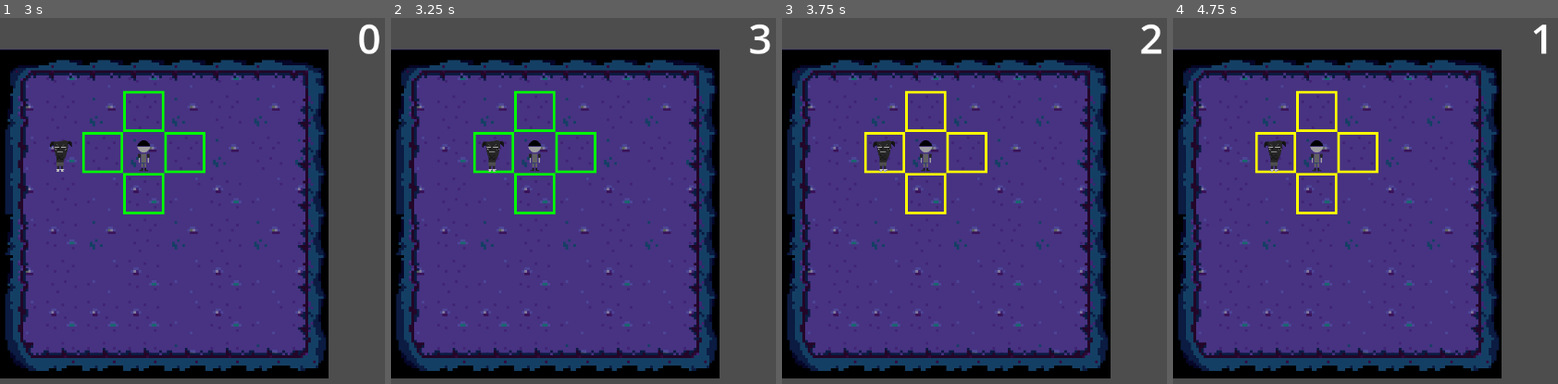
Above: before the commit, frames 1-4 (left to right).
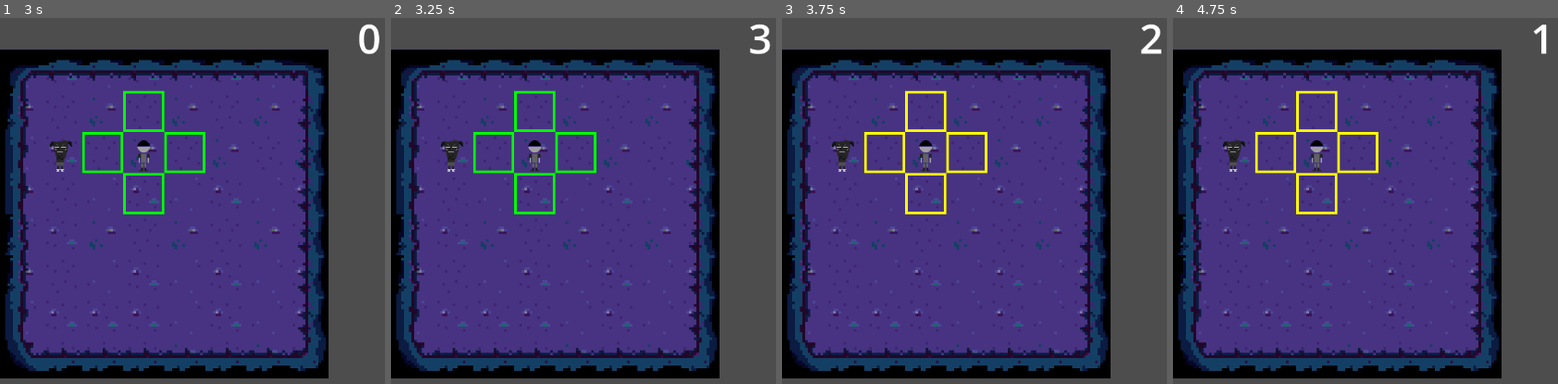
Above: after the commit, the same moments.

Repository: x8c8r/icojam2023
Game: Godot game, scene res://Scenes/InitScene.tscn
Two runs of this game, one before a commit and one after it. Both use one fixed random seed, a clock stepped at 60 frames per second and the inputs below.
Inputs (mouse positions are in pixels of both pictures, inside the frame that each line leads up to):
- Up to frame 1 (3 s): tap Enter at 0.5 s; move the mouse to (outside the picture) at 0.52 s; tap A (action_toggle_move_attack) at 0.6, 2.1 s; click (outside the picture) at 1.25 s; move the mouse to (223, 237) at 1.27 s; click (223, 237) at 1.35 s; click (223, 237) at 2 s; move the mouse to (outside the picture) at 2.02 s; move the mouse to (331, 299) at 2.77 s; click (331, 299) at 2.85 s
- Up to frame 2 (3.25 s): no input
- Up to frame 3 (3.75 s): click (1113, 299) at 3.5 s; move the mouse to (outside the picture) at 3.52 s; tap A (action_toggle_move_attack) at 3.6 s
- Up to frame 4 (4.75 s): click (outside the picture) at 4.25 s; move the mouse to (1319, 153) at 4.27 s; click (1319, 153) at 4.35 s

Frame 1 is identical in both runs. In frame 2, 0.5% of the frame differs, in the area x 12-30%, y 33-43%; in frame 3, 0.5%; in frame 4, 0.5%.

Commit message:
Added damage function to enemy

Diff:
--- a/Objects/Enemy/BaseEnemy.gd
+++ b/Objects/Enemy/BaseEnemy.gd
@@ -10,15 +10,17 @@
 var prev_move_tile_target:Vector2 = move_tile_target
 
 func process_end_state():
+	print("wtf")
+	super()
 	var collision = GameManager.get_collision()
 	var player = GameManager.get_player()
 	var tile_player_pos: Vector2i = GridHelper.get_cell_pos_in_tilemap(collision, player.position)
 	var tile_pos = GridHelper.get_cell_pos_in_tilemap(collision, position)
 	var direction = tile_player_pos - tile_pos
-
-	print(direction.length())
 	if direction.length() < 1.2:
-		move(tile_player_pos)
+		print("get fucked")
+		player.damage(damage)
+		return
 	elif tile_player_pos.x != tile_pos.x and tile_player_pos.y != tile_pos.y:
 		print("xy")
 		var rand = randf()
@@ -41,3 +43,16 @@
 		EnemiesManager.enemies_targets[self] = Vector2i(0, clamp(direction.y, -1, 1)) + tile_pos
 		print("y")
 		move(Vector2i(0, clamp(direction.y, -1, 1)) + tile_pos)
+
+func _ready():
+	compute_stats()
+
+func compute_stats():
+	damage = level + 1
+	hp = level+1
+
+func take_damage(amount):
+	print("ow motherfucker you did " + amount + " hp!")
+	hp -= 1
+	if hp <= 0:
+		queue_free()
--- a/Objects/Entity/entity.gd
+++ b/Objects/Entity/entity.gd
@@ -62,6 +62,6 @@
 
 # END OF TURN
 func end_turn() -> void:
-	print("END OF A TURN")
+	print_debug("END OF A TURN")
 	process_end_state()
 	reset_state_stuff()
--- a/Objects/Player/player.gd
+++ b/Objects/Player/player.gd
@@ -95,3 +95,9 @@
 
 func reset_state_stuff() -> void:
 	pass
+
+func damage(amount):
+	print("ow motherfucker you did " + amount + " hp!")
+	hp -= 1
+	if hp <= 0:
+		get_tree().reload_current_scene()
